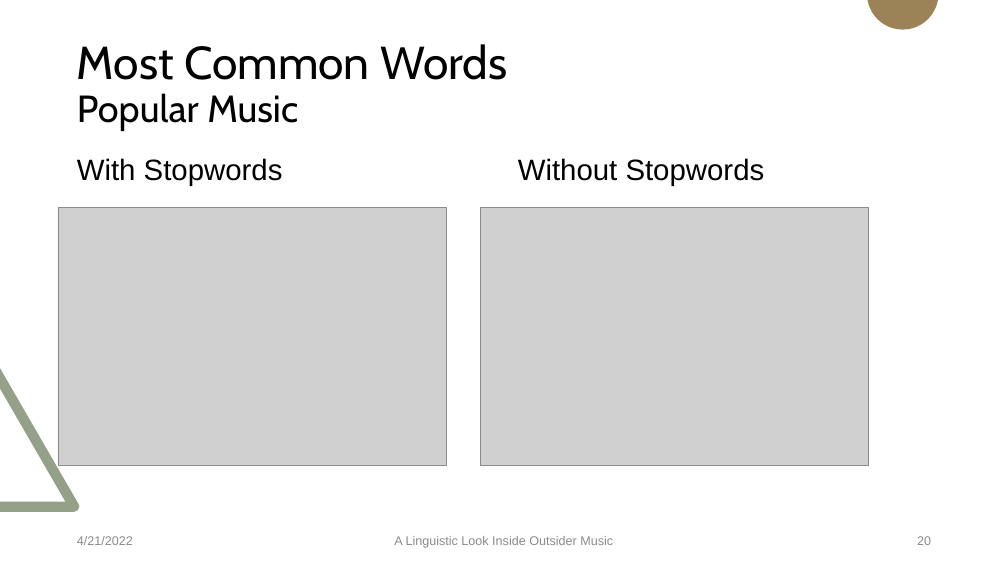
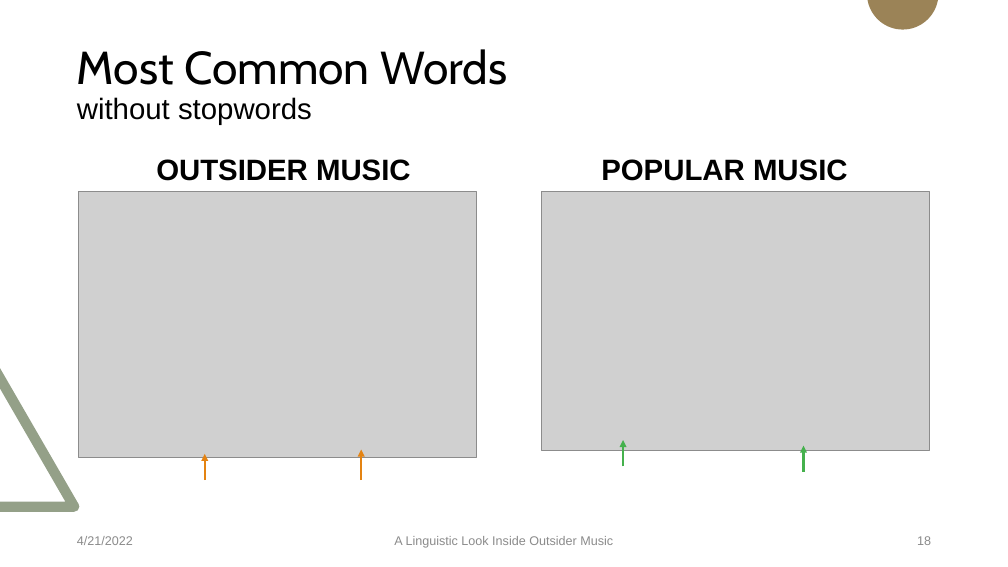
Before and after one commit to Data-Science-for-Linguists-2022/Outsider-Music-Linguistic-Analysis, a slide deck: slide 18 of presentation_4_20_22.pptx (slide 20 before the commit). Drawn at 1008x567 pixels with LibreOffice and Linux fonts; fonts in the diff are those of the drawing; grey boxes stand for pictures. Boxes give left, top, right and bottom in pixels: in the first picture for what was removed or moved away, otherwise in the second. Text is boxed around its words. In the diff, an @@ line names an element or a change of style, - is before the commit and + after.

```diff
--- a/presentation_4_20_22.pptx
+++ b/presentation_4_20_22.pptx
@@ title at [77, 49, 508, 125]: text changed; size 44 to 28 pt; font Cabin to Arial @@
-Most Common Words
-Popular Music
+Most Common Words
+without stopwords
@@ text at [156, 159, 411, 181]: text changed; bold on @@
-With Stopwords
+OUTSIDER MUSIC
@@ text at [601, 159, 848, 181]: text changed; bold on @@
-Without Stopwords
+POPULAR MUSIC
@@ picture: place and size @@
-picture at [58, 207, 446, 466]
+picture at [79, 191, 477, 457]
@@ picture: place and size @@
-picture at [480, 207, 868, 466]
+picture at [541, 191, 929, 450]
@@ arrow added from (623, 467) to (623, 440), #45B14D 2.25 pt @@
@@ arrow added from (804, 472) to (804, 445), #45B14D 2.25 pt @@
@@ arrow added from (205, 480) to (205, 454), #E48312 2.25 pt @@
@@ arrow added from (361, 480) to (361, 450), #E48312 2.25 pt @@
@@ page number at [917, 536, 931, 545]: text changed @@
-20
+18
```
Also in this commit, not shown: 2 other slides changed, 1 slide added, 3 slides removed.
